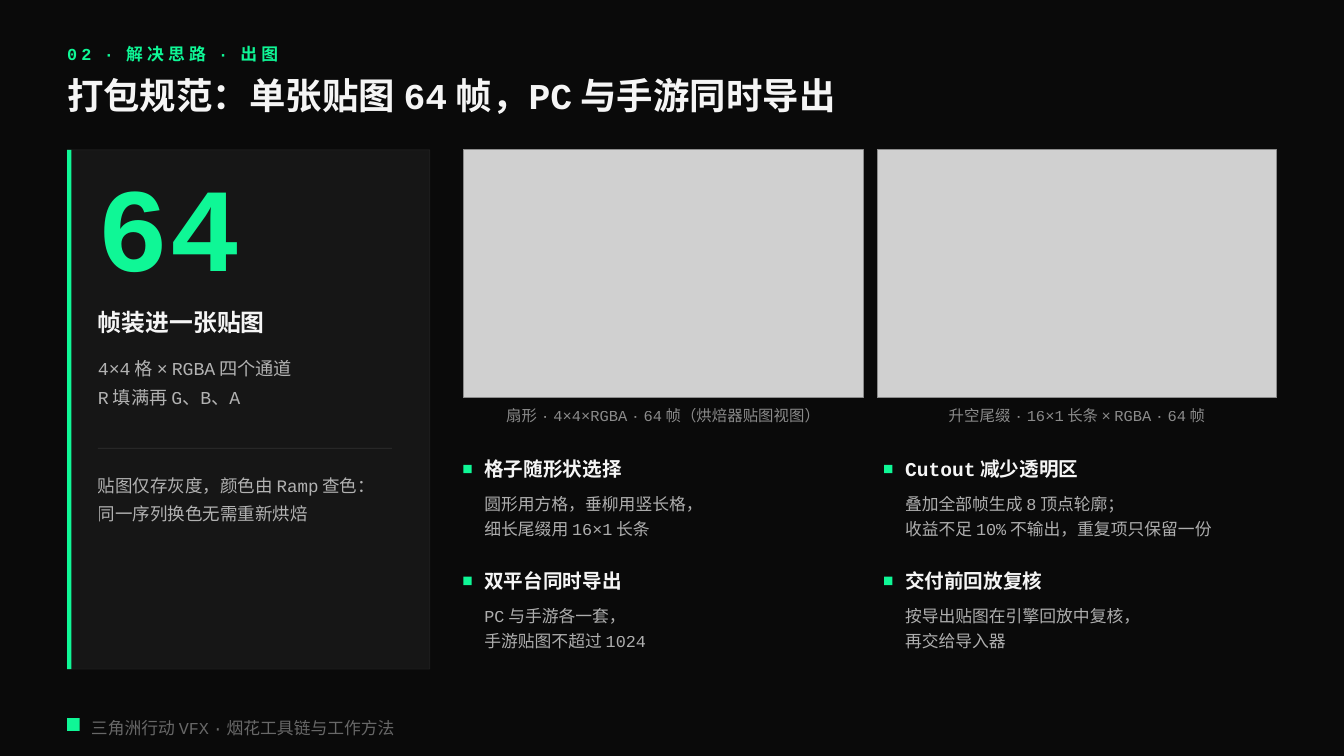
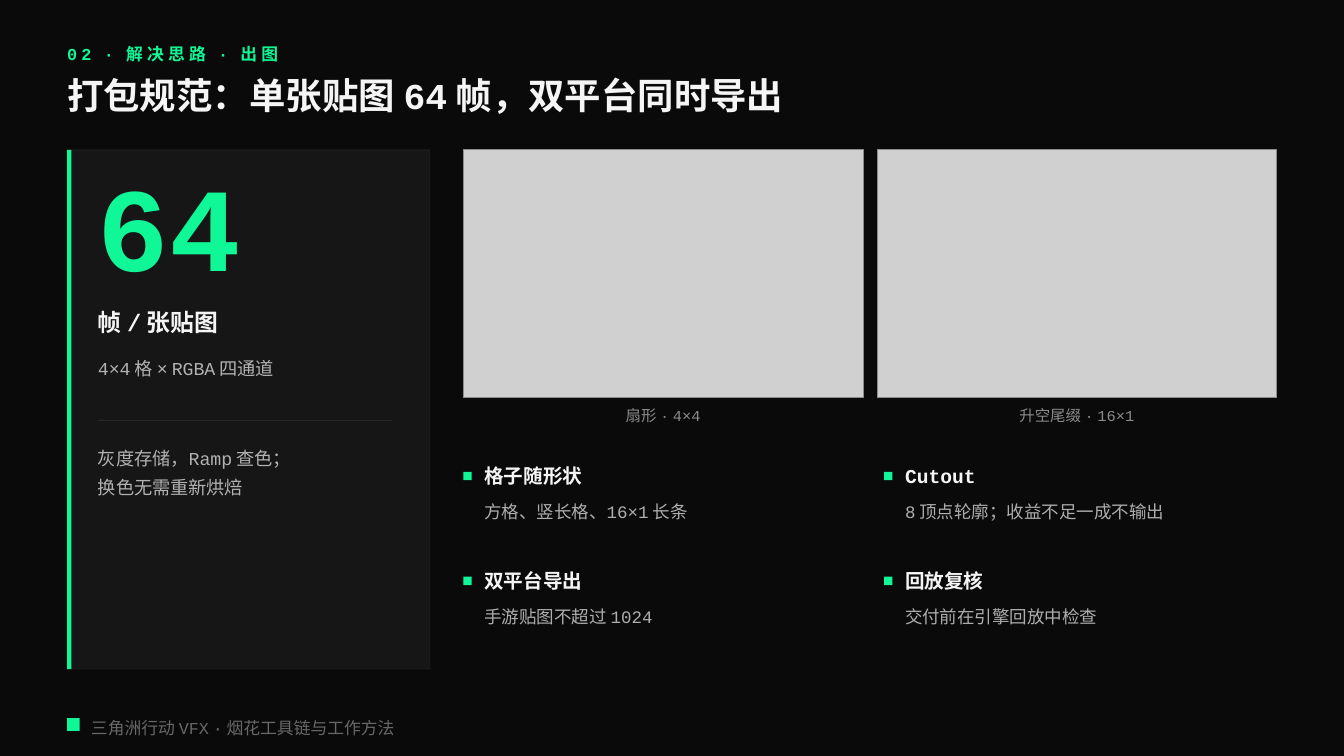
Before and after one commit to loccmaiii-lang/FireWorksLab, a slide deck: slide 9 of 协作/提示词/分享PPT交接_2026-10-29/第三版交付/烟花秀AI全流程_第三版.pptx. Drawn at 1344x756 pixels with LibreOffice and Linux fonts; fonts in the diff are those of the drawing; grey boxes stand for pictures. Boxes give left, top, right and bottom in pixels: in the first picture for what was removed or moved away, otherwise in the second. Text is boxed around its words. In the diff, an @@ line names an element or a change of style, - is before the commit and + after.

```diff
--- a/协作/提示词/分享PPT交接_2026-10-29/第三版交付/烟花秀AI全流程_第三版.pptx
+++ b/协作/提示词/分享PPT交接_2026-10-29/第三版交付/烟花秀AI全流程_第三版.pptx
@@ text at (x1=67, y1=77, x2=784, y2=114): text changed @@
-打包规范：单张贴图 64 帧，PC 与手游同时导出
+打包规范：单张贴图 64 帧，双平台同时导出
@@ text at (x1=98, y1=311, x2=218, y2=333): text changed @@
-帧装进一张贴图
+帧 / 张贴图
@@ text at (x1=98, y1=360, x2=273, y2=377): text changed @@
-4×4 格 × RGBA 四个通道
-R 填满再 G、B、A
+4×4 格 × RGBA 四通道
@@ text at (x1=626, y1=408, x2=701, y2=422): text changed @@
-扇形 · 4×4×RGBA · 64 帧（烘焙器贴图视图）
+扇形 · 4×4
@@ text at (x1=1019, y1=408, x2=1134, y2=422): text changed @@
-升空尾缀 · 16×1 长条 × RGBA · 64 帧
+升空尾缀 · 16×1
@@ rectangle moved from (x1=98, y1=448, x2=392, y2=449) to (x1=98, y1=420, x2=392, y2=421) @@
@@ text at (x1=98, y1=449, x2=290, y2=496): text changed; size 12.5 to 13 pt @@
-贴图仅存灰度，颜色由 Ramp 查色：
-同一序列换色无需重新烘焙
+灰度存储，Ramp 查色；
+换色无需重新烘焙
@@ rectangle moved from (x1=464, y1=465, x2=472, y2=473) to (x1=464, y1=472, x2=472, y2=480) @@
@@ text at (x1=484, y1=466, x2=582, y2=485): text changed @@
-格子随形状选择
+格子随形状
@@ rectangle moved from (x1=884, y1=465, x2=892, y2=473) to (x1=884, y1=472, x2=892, y2=480) @@
@@ text at (x1=905, y1=470, x2=976, y2=484): text changed @@
-Cutout 减少透明区
+Cutout
@@ text at (x1=484, y1=503, x2=688, y2=520): text changed; size 12 to 12.5 pt @@
-圆形用方格，垂柳用竖长格，
-细长尾缀用 16×1 长条
+方格、竖长格、16×1 长条
@@ text at (x1=905, y1=503, x2=1164, y2=521): text changed; size 12 to 12.5 pt @@
-叠加全部帧生成 8 顶点轮廓；
-收益不足 10% 不输出，重复项只保留一份
+8 顶点轮廓；收益不足一成不输出
@@ text at (x1=484, y1=571, x2=582, y2=590): text changed @@
-双平台同时导出
+双平台导出
@@ text at (x1=905, y1=571, x2=983, y2=590): text changed @@
-交付前回放复核
+回放复核
@@ text at (x1=484, y1=608, x2=653, y2=625): text changed; size 12 to 12.5 pt @@
-PC 与手游各一套，
-手游贴图不超过 1024
+手游贴图不超过 1024
@@ text at (x1=905, y1=608, x2=1097, y2=625): text changed; size 12 to 12.5 pt @@
-按导出贴图在引擎回放中复核，
-再交给导入器
+交付前在引擎回放中检查
```
Also in this commit, not shown: 23 other slides changed, 5 other files.
